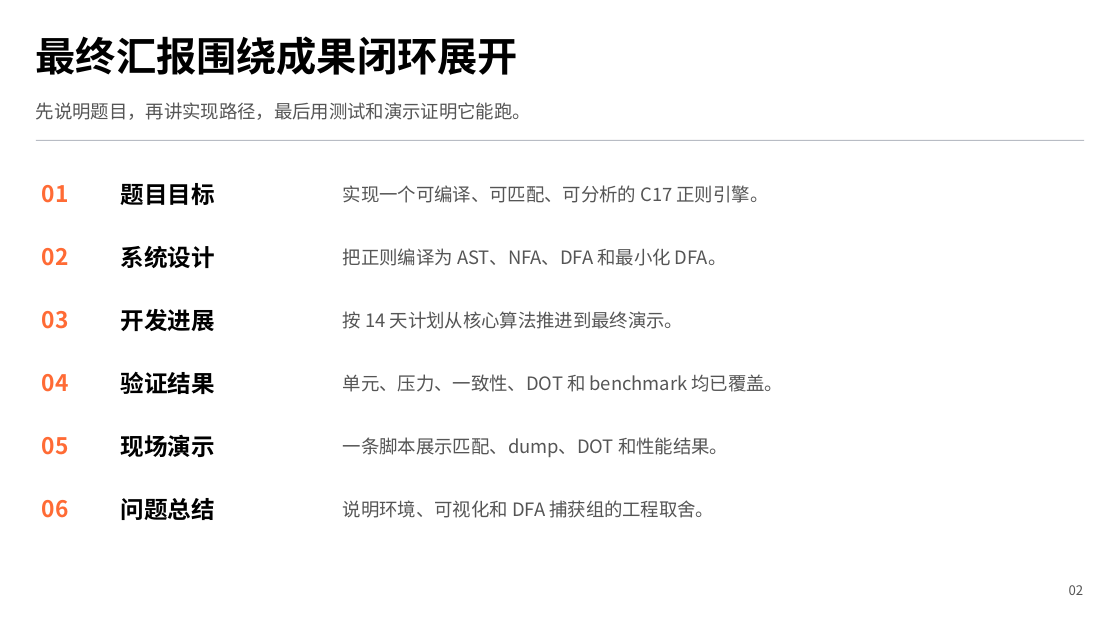
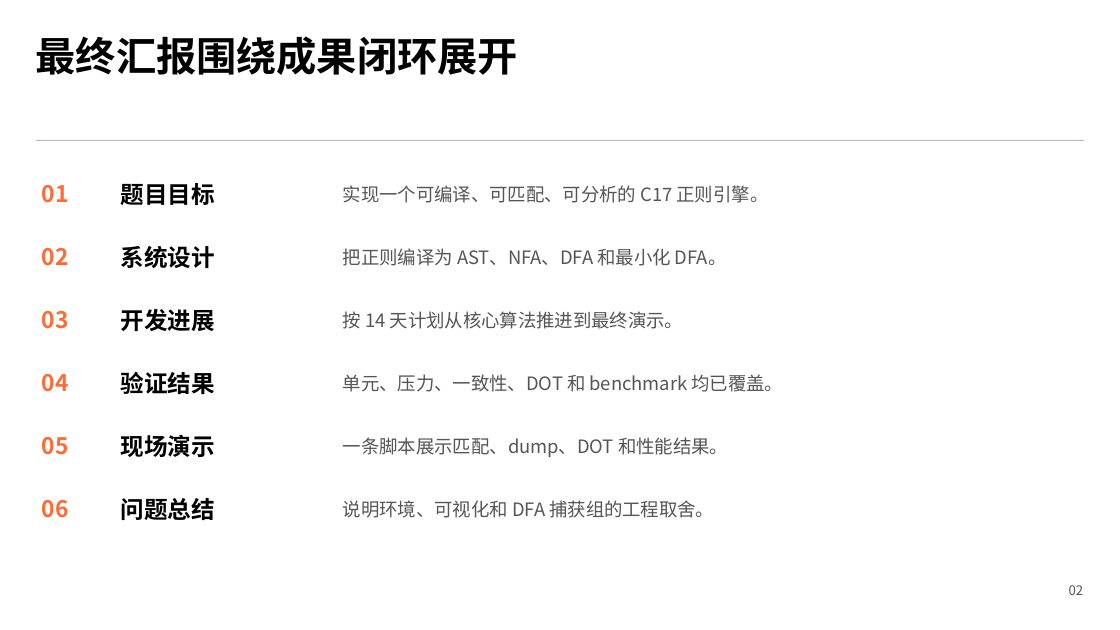
Before and after one commit to forrsine/likuan, a slide deck: slide 2 of 汇报-最终版.pptx. Drawn at 1120x630 pixels with LibreOffice and Linux fonts; fonts in the diff are those of the drawing. Boxes give left, top, right and bottom in pixels: in the first picture for what was removed or moved away, otherwise in the second. Text is boxed around its words. In the diff, an @@ line names an element or a change of style, - is before the commit and + after.

```diff
--- a/汇报-最终版.pptx
+++ b/汇报-最终版.pptx
@@ text removed at <box>36,102,531,120</box> @@
-先说明题目，再讲实现路径，最后用测试和演示证明它能跑。
```
Also in this commit, not shown: 4 other slides changed, 2 other files.
